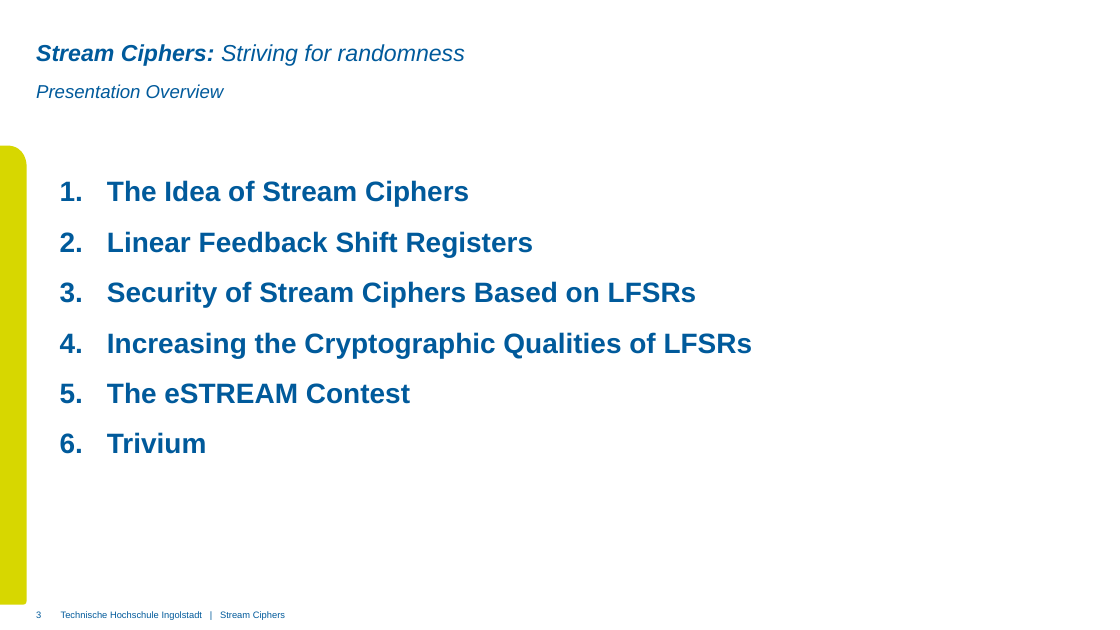
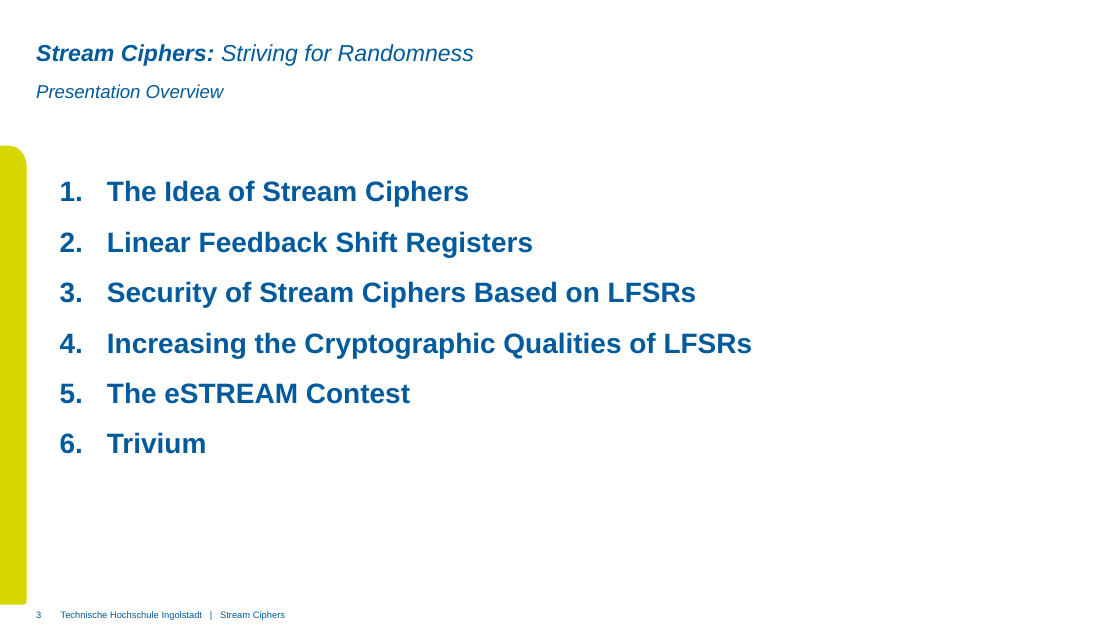
Before and after one commit to xThale/crypto-stream-ciphers, a slide deck: slide 3 of Präsentation/Presentation Unmerged Carl.pptx. Drawn at 1120x630 pixels with LibreOffice and Linux fonts; fonts in the diff are those of the drawing; background and template pictures are left out. Boxes give left, top, right and bottom in pixels: in the first picture for what was removed or moved away, otherwise in the second. Text is boxed around its words. In the diff, an @@ line names an element or a change of style, - is before the commit and + after.

```diff
--- a/Präsentation/Presentation Unmerged Carl.pptx
+++ b/Präsentation/Presentation Unmerged Carl.pptx
@@ title at [36, 44, 474, 66]: text changed @@
-Stream Ciphers: Striving for randomness
+Stream Ciphers: Striving for Randomness
```
Also in this commit, not shown: 2 other slides changed, 1 other file.
